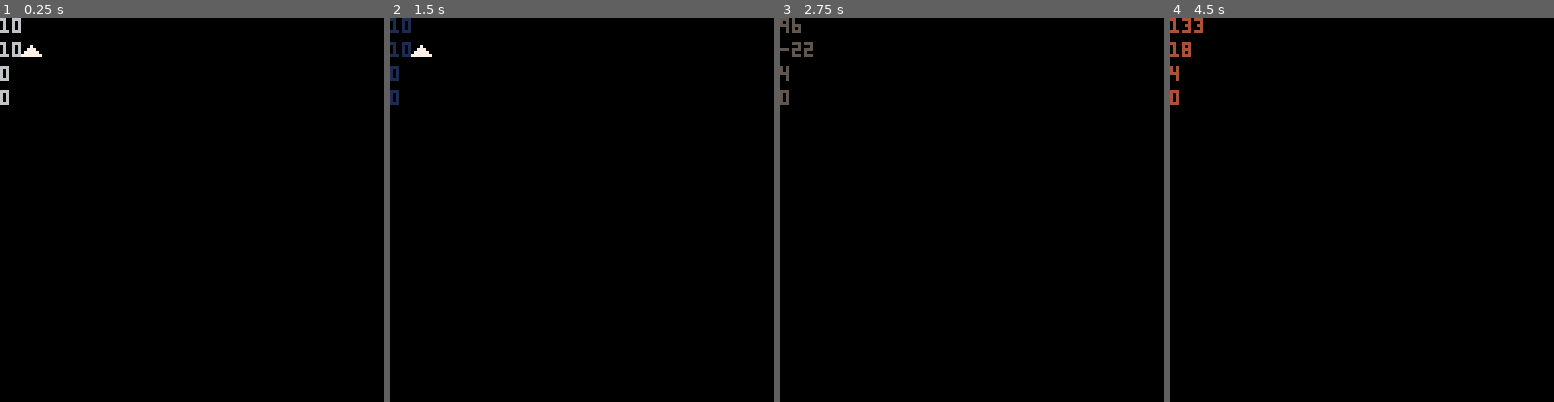
Above: before the commit, frames 1-4 (left to right).
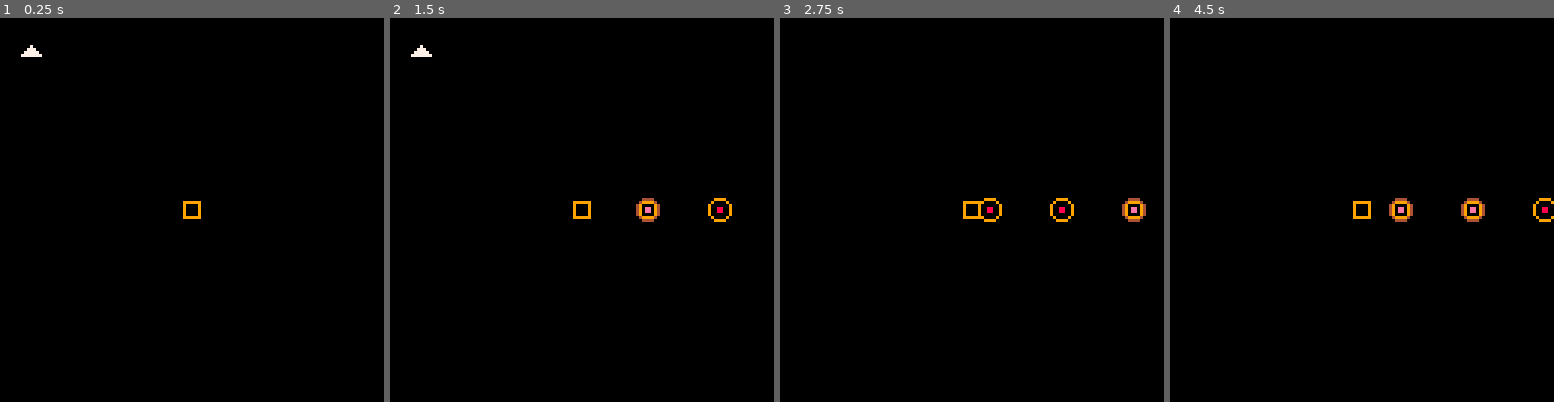
Above: after the commit, the same moments.

Repository: lkingsford/pico8-projects
Game: PICO-8 cartridge stest.p8
Same seed, same stepped clock (60 frames per second), same inputs: the game is played once before the commit and once after it.
Inputs:
- Up to frame 1 (0.25 s): no input
- Up to frame 2 (1.5 s): tap O (Z key) at 0.7 s
- Up to frame 3 (2.75 s): hold Right 1.6-2.1 s; tap O (Z key) at 1.7, 2.1, 2.5 s; hold Up 2.15-2.42 s; hold Right from 2.47 s (still down)
- Up to frame 4 (4.5 s): tap O (Z key) every 0.4 s from 2.9 to 4.1 s; release Right at 3.03 s; hold Left 3.08-3.58 s; hold Down 3.63-3.97 s; hold Right from 4.02 s (still down)

The runs differ from the first frame. In frame 1, 0.5% of the frame differs, in the area x 0-53%, y 0-53%; in frame 2, 0.9%; in frame 3, 1.0%; in frame 4, 1.2%, in the area x 0-100%, y 0-54%.

Commit message:
Basic shooter 1

Diff:
--- a/stest.p8
+++ b/stest.p8
@@ -19,7 +19,8 @@
 game={
 	C=function(self)
 		o={
-			entities={}
+			entities={},
+			t=0
 		}
 		setmetatable(o,{__index=self})
 		return o
@@ -29,6 +30,7 @@
 			if (e.update) then e:update() end
 			if (e.cleanup and e:cleanup()) then del(self.entities, e) end
 		end
+		self.t+=1
 	end,
 	draw=function(self)
 		cls()
@@ -42,6 +44,7 @@
 	end,
 	start=function(self)
 		add(self.entities,player:C(self))
+		add(self.entities,straight_shooter:C(self, 64, 64, 1.5, 0, 15))
 	end
 }
 
@@ -49,11 +52,16 @@
 end
 
 function entity_draw(self)
-	spr(self.s, self.x-self.w/2, self.y-self.h/2, self.w/8, self.h/8)
-	print(self.x,0,0)
-	print(self.y,0,8)
-	print(self.dx,0,16)
-	print(self.dy,0,24)
+	w = din(self.w,8)
+	h = din(self.h,8)
+	if type(self.s) == "table" then
+		period = din(self.speriod,5)
+		t = din(self.t,self.game.t)
+		s = self.s[flr(t / period) % #self.s + 1]
+	else
+		s = self.s
+	end
+	spr(s, self.x-w/2, self.y-h/2, w/8, h/8)
 end
 
 player={
@@ -129,6 +137,46 @@
 	end
 }
 
+function enemy_cleanup(self)
+	return false
+end
+
+function bullet_cleanup(self)
+	return self.x < -16 or self.y < -16 or self.x > 144 or self.y > 144
+end
+
+straight_shooter = {
+	C=function(self,game,x,y,target_dx,target_dy,interval)
+		o={game=game,x=x,y=y,target_dx=target_dx,target_dy=target_dy,interval=interval,t=0,l=1,s=2,w=8,h=8}
+		setmetatable(o,{__index=self})
+		return o
+	end,
+	update=function(self)
+		self.t+=1
+		if self.t>self.interval then
+			add(self.game.entities, basic_bullet:C(self.game,self.x, self.y, self.target_dx, self.target_dy, {17,18}))
+			self.t=0
+		end
+	end,
+	draw=entity_draw,
+	cleanup=enemy_cleanup(self)
+}
+
+basic_bullet={
+	C=function(self,game,x,y,dx,dy,s)
+		o={x=x,y=y,dx=dx,dy=dy,s=s,l=1,t=0,game=game}
+		setmetatable(o,{__index=self})
+		return o
+	end,
+	update=function(self)
+		self.x+=self.dx
+		self.y+=self.dy
+		self.t+=1
+	end,
+	draw=entity_draw,
+	cleanup=bullet_cleanup,
+}
+
 function lim(a,b,c)
 	local _min, _max, v
 	if c==nil then
@@ -143,15 +191,29 @@
 	return max(min(_max,v),_min)
 end
 
+-- Default if nill
+function din(v,default)
+	if v == nil then return default end
+	return v
+end
 
 __gfx__
 00000000000000000000000000000000000000000000000000000000000000000000000000000000000000000000000000000000000000000000000000000000
+00000000000000000999999000000000000000000000000000000000000000000000000000000000000000000000000000000000000000000000000000000000
+00700700000000000900009000000000000000000000000000000000000000000000000000000000000000000000000000000000000000000000000000000000
+00077000000070000900009000000000000000000000000000000000000000000000000000000000000000000000000000000000000000000000000000000000
+00077000000777000900009000000000000000000000000000000000000000000000000000000000000000000000000000000000000000000000000000000000
+00700700007777700900009000000000000000000000000000000000000000000000000000000000000000000000000000000000000000000000000000000000
+00000000077777770999999000000000000000000000000000000000000000000000000000000000000000000000000000000000000000000000000000000000
 00000000000000000000000000000000000000000000000000000000000000000000000000000000000000000000000000000000000000000000000000000000
-00700700000000000000000000000000000000000000000000000000000000000000000000000000000000000000000000000000000000000000000000000000
-00077000000070000000000000000000000000000000000000000000000000000000000000000000000000000000000000000000000000000000000000000000
-00077000000777000000000000000000000000000000000000000000000000000000000000000000000000000000000000000000000000000000000000000000
-00700700007777700000000000000000000000000000000000000000000000000000000000000000000000000000000000000000000000000000000000000000
-00000000077777770000000000000000000000000000000000000000000000000000000000000000000000000000000000000000000000000000000000000000
+00000000009999000044440000000000000000000000000000000000000000000000000000000000000000000000000000000000000000000000000000000000
+00000000090000900499994000000000000000000000000000000000000000000000000000000000000000000000000000000000000000000000000000000000
+00000000900000094900009400000000000000000000000000000000000000000000000000000000000000000000000000000000000000000000000000000000
+0000000090088009490ee09400000000000000000000000000000000000000000000000000000000000000000000000000000000000000000000000000000000
+0000000090088009490ee09400000000000000000000000000000000000000000000000000000000000000000000000000000000000000000000000000000000
+00000000900000094900009400000000000000000000000000000000000000000000000000000000000000000000000000000000000000000000000000000000
+00000000090000900499994000000000000000000000000000000000000000000000000000000000000000000000000000000000000000000000000000000000
+00000000009999000044440000000000000000000000000000000000000000000000000000000000000000000000000000000000000000000000000000000000
 __map__
 0000000000000000000000000000000000000000000000000000000000000000000000000000000000000000000000000000000000000000000000000000000000000000000000000000000000000000000000000000000000000000000000000000000000000000000000000000000000000000000000000000000000000000
 0100000000000000000000000000000000000000000000000000000000000000000000000000000000000000000000000000000000000000000000000000000000000000000000000000000000000000000000000000000000000000000000000000000000000000000000000000000000000000000000000000000000000000
